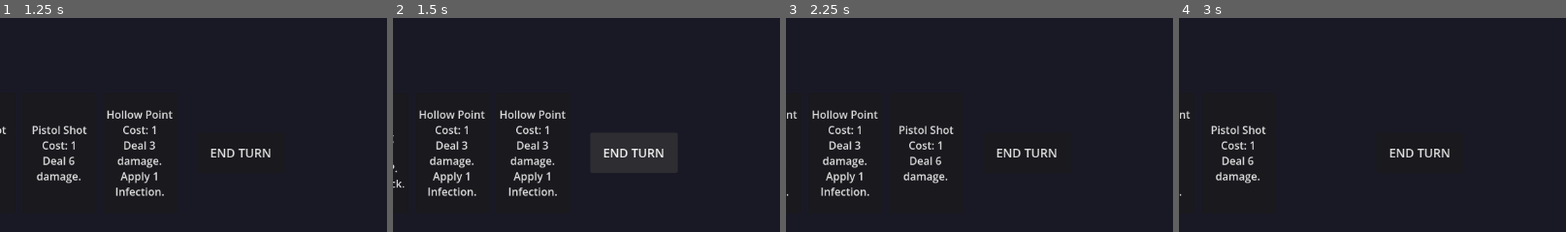
Above: before the commit, frames 1-4 (left to right).
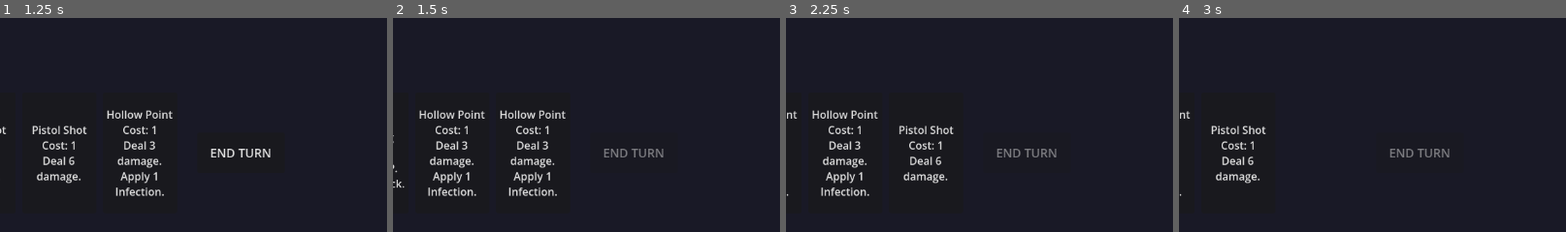
Above: after the commit, the same moments.

Repository: aitherspeed-source/RE-Deckbuilder
Game: Godot game, scene res://scenes/map.tscn
The game is run twice, just before and just after one commit, with the same random seed, the same clock (stepped at 60 frames per second) and the same inputs.
Inputs:
- Up to frame 1 (1.25 s): click "🚪" at 0.5 s
- Up to frame 2 (1.5 s): click "END TURN" at 1.25 s
- Up to frame 3 (2.25 s): click "Adrenaline Cost: 0 Gain 1 Amm…" at 2 s
- Up to frame 4 (3 s): click "Take Cover Cost: 1 Gain 8 Blo…" at 2.75 s
The pictures show only the part of the screen within x 50-100%, y 50-100%; the shares and areas given below are measured in that part.

Frame 1 is identical in both runs. In frame 2, 0.4% of the frame differs, in the area x 54-70%, y 61-66%; in frame 3, 0.3%; in frame 4, 0.3%.

Commit message:
Prevent spamming End Turn button mid-enemy-turn
Disable re-enabling the end turn button until the player's turn starts.

Diff:
--- a/Umbra Containment DB/deckbuilder-combat/scripts/Combat_ui.gd
+++ b/Umbra Containment DB/deckbuilder-combat/scripts/Combat_ui.gd
@@ -320,7 +320,8 @@
 	end_turn_button.disabled = true
 	combat_manager.end_player_turn()
 	rebuild_hand()
-	end_turn_button.disabled = false
+	# Button is re-enabled by start_player_turn() instead
+	# so the player can't spam End Turn mid-enemy-turn
 
 func _on_map_pressed() -> void:
 	get_tree().change_scene_to_file(GameManager.SCENE_MAP)
